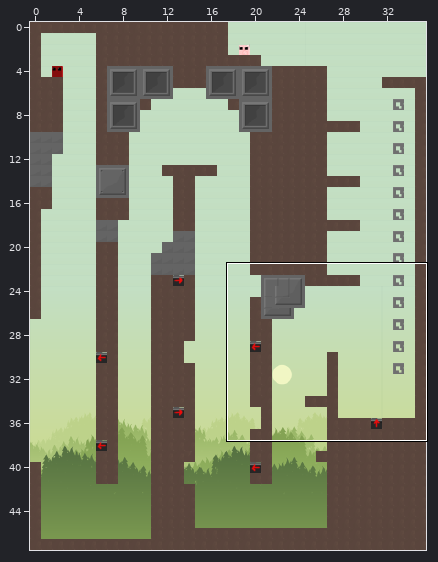
A Tiled map gets an edit: Resources/images/forest8.tmx. Above, an overview of the earlier version with the close-up marked.
Close-up. Before the commit:
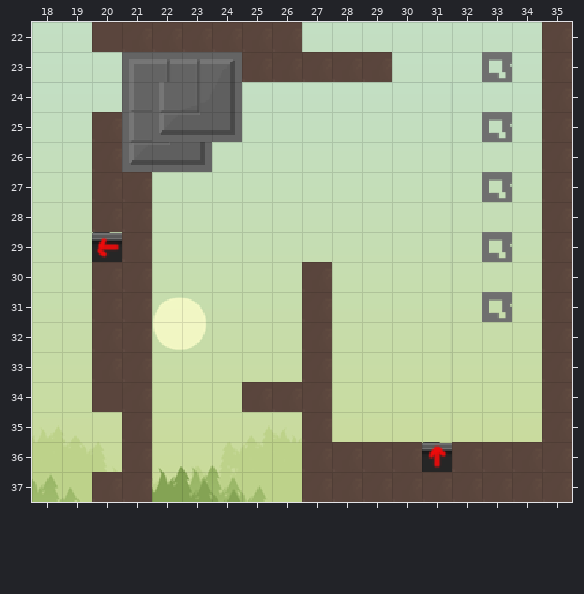
Cells are 20x20 px. Shown: x 18..35, y 22..37. The commit also changed other parts of the map, which this record leaves out.
The same view after the edit:
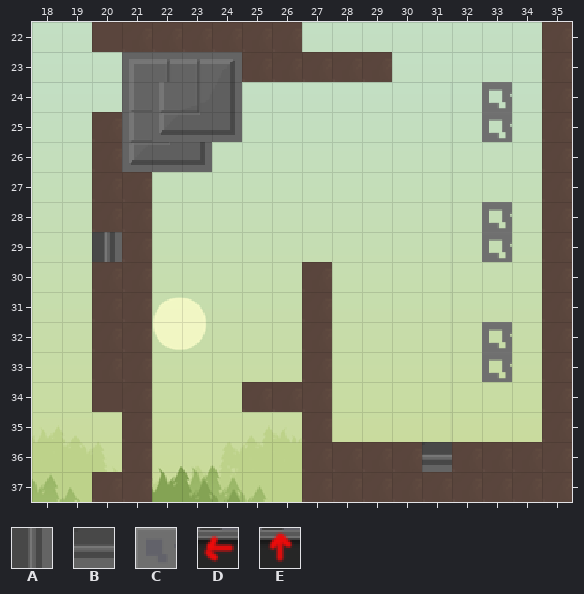
Key: from "foresttiles01": A 407, B 436; from "myimages": C 2, D 13, E 14.
_ is an empty cell.
Tiles replaced or removed in this view: C, D, E.
Tiles of an added or newly shown layer are drawn over the layers below it.
The edit:
Changed rows in their new state; . is an unchanged cell.
Layer "breakable" (added):
first column x 33:
24 C
first column x 33:
28 C
first column x 33:
32 C
33 C
Layer "shoot_left" (added):
first column x 20:
29 A
Layer "shoot_up" (added):
first column x 31:
36 B
Layer "stationary":
first column x 33:
23 _
first column x 20:
27 ............._
29 _.............
31 ............._
first column x 31:
36 _
Pixel boxes of the changes (left, top, right, bottom) in both close-ups:
changed: (482, 52, 512, 112)
changed: (482, 172, 512, 232)
changed: (92, 232, 122, 262)
changed: (482, 292, 512, 382)
changed: (422, 442, 452, 472)
